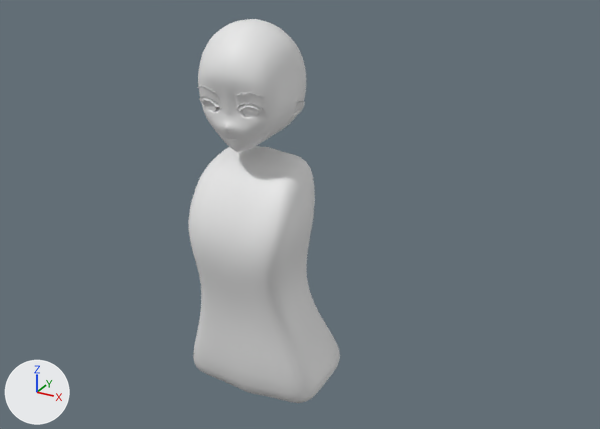
An edit to the Blender file StreamingAssets/Model/Estin.blend, drawn before and after from the same camera.
One viewpoint serves both versions: a 50 mm camera at (1.062, -1.668, 2.611) aimed at (0.089, 0.102, 1.727). The lights are fixed; the arrows at lower left show +X, +Y and +Z.

The first picture shows '立方体', '立方体.003'.
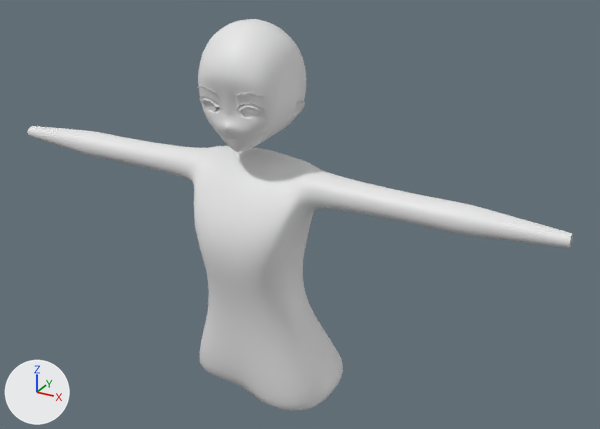
What changed in the scene script:
```text
Change me_立方体:
    used by ob_立方体_003; location = (0.0, 0.028, 1.546); rotation_euler = (0.0935, 0.0, 0.0), in degrees (5.4, 0, 0); scale = (0.153, 0.0973, 0.341)
    remove me_立方体.from_pydata(...)  # 39 vertices, 32 faces; spans x 0.0..1.51, y -1.51..1.94, z -1.04..1.08
    add me_立方体.from_pydata(...)  # 168 vertices, 160 faces; spans x -5.2..5.2, y -1.51..1.94, z -1.04..1.05
    me_立方体 part 1
    5 vertices are removed from x 0.0..1.04, y -1.45..1.92, z -1.04..1.08
    12 faces are deleted
    11 vertices move from x 0.37..1.51, y -1.5..1.94, z -0.98..1.05 to x 0.37..1.45, y -1.21..1.7, z -0.98..1.03
    134 vertices are added at x -5.2..5.2, y -1.5..1.94, z -1.04..1.05
    140 new faces join them
Change ob_立方体_003:
    remove _m = ob_立方体_003.modifiers.new('镜像', 'MIRROR')
```

Where the change shows, as pixel boxes (x1, y1, x2, y2) in the pictures (600 x 429 px):
'立方体.003', reshaped, modifiers changed (258% wider, 11% taller): before (188, 146, 340, 403); after (27, 126, 573, 411)
